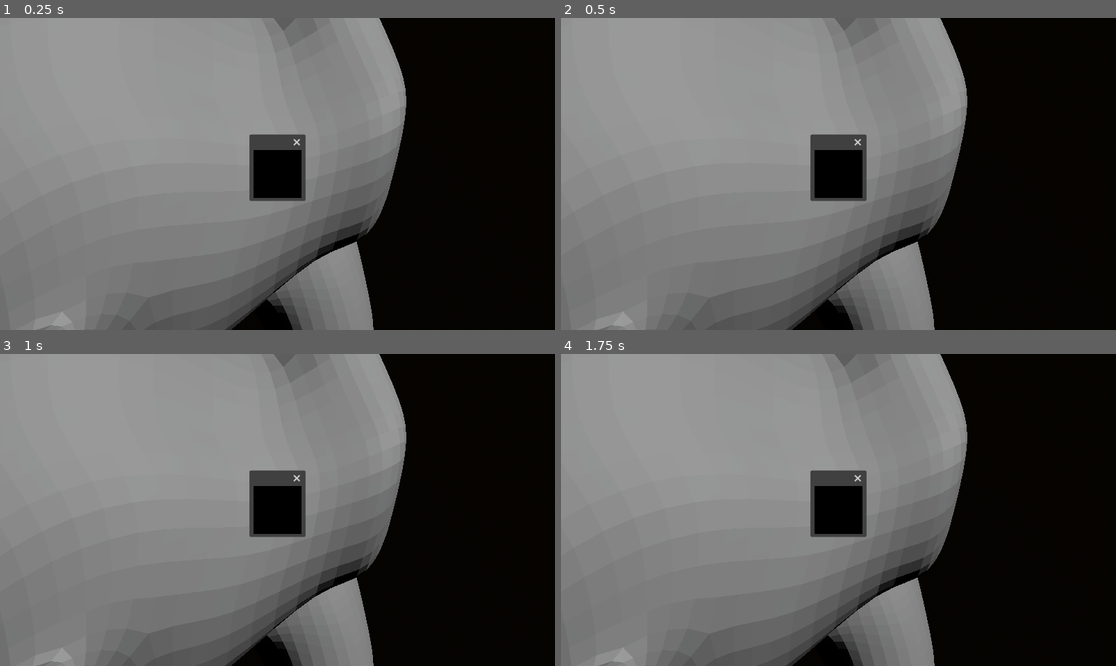
Above: before the commit, frames 1-4 (two rows, left to right).
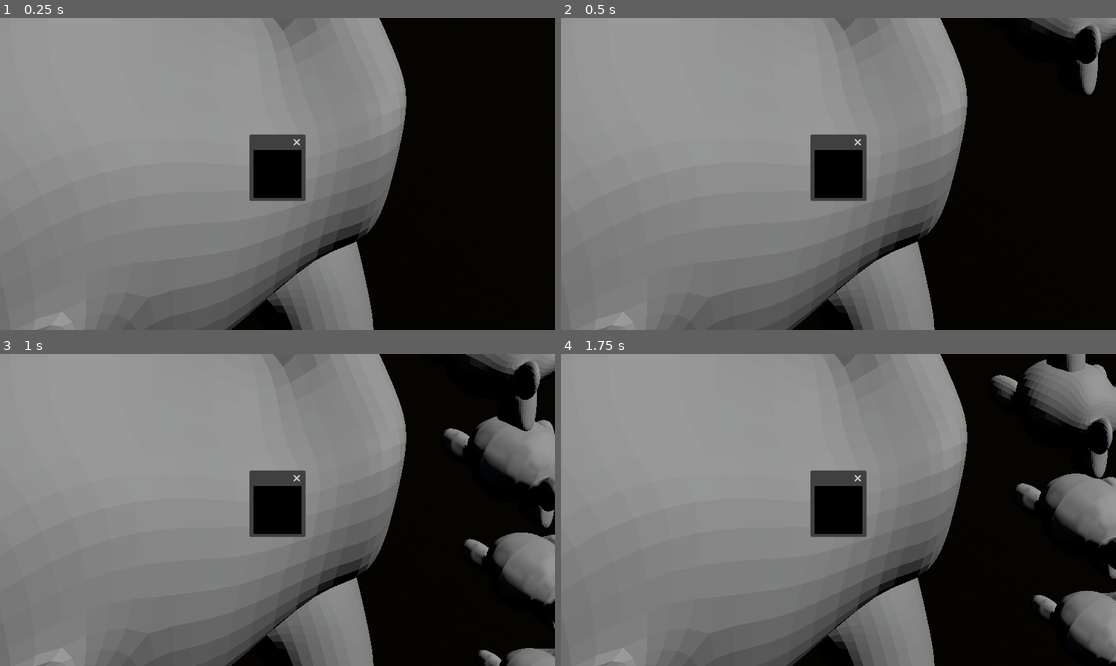
Above: after the commit, the same moments.

Repository: shBLOCK/WorldCube
Game: Godot game, scene res://src/flip_go_demo.tscn
Same seed, same stepped clock (60 frames per second), same inputs: the game is played once before the commit and once after it.
Inputs (mouse positions are in pixels of both pictures, inside the frame that each line leads up to):
- Up to frame 1 (0.25 s): no input
- Up to frame 2 (0.5 s): no input
- Up to frame 3 (1 s): tap Enter at 0.5 s; move the mouse to (399, 494) at 0.52 s; hold Up (ui_up) from 0.53 s (still down); tap O at 0.6 s; click (399, 494) at 0.67 s; tap Space (ui_select) at 0.77 s
- Up to frame 4 (1.75 s): release Up (ui_up) at 1.25 s; drag from (727, 525) to (810, 572) at 1.27 s

Frame 1 is identical in both runs. In frame 2, 1.1% of the frame differs, in the area x 83-100%, y 0-25%; in frame 3, 6.5%; in frame 4, 7.6%, in the area x 77-100%, y 0-100%.

Commit message:
Experiment with ball projectile idea

Diff:
--- a/software/GlassLess3DGodot/project.godot
+++ b/software/GlassLess3DGodot/project.godot
@@ -26,3 +26,7 @@
 [editor_plugins]
 
 enabled=PackedStringArray("res://addons/script-ide/plugin.cfg")
+
+[physics]
+
+3d/default_gravity=98.0
--- a/software/GlassLess3DGodot/src/flip_go_demo.gd
+++ b/software/GlassLess3DGodot/src/flip_go_demo.gd
@@ -3,6 +3,12 @@
 var _eye_tracking_conn_thread := Thread.new()
 var left_eye_3d := Vector3.ZERO
 var right_eye_3d := Vector3.ZERO
+
+@onready var world_scene := $World
+
+@export var ball_scene: PackedScene
+@export var launch_velocity := Vector3(0, 0, 5)
+@export var spawn_interval := 0.1
 
 func _eye_tracking_conn_thread_main():
 	var json := JSON.new()
@@ -23,6 +29,12 @@
 
 func _ready() -> void:
 	_eye_tracking_conn_thread.start(_eye_tracking_conn_thread_main)
+
+	var timer = Timer.new()
+	timer.wait_time = spawn_interval
+	timer.timeout.connect(_spawn_ball)
+	timer.autostart = true
+	add_child(timer)
 
 @onready var FG_A_VP := %FG_A_VP
 @onready var FG_B_VP := %FG_B_VP
@@ -60,3 +72,14 @@
 	FG_B_VP.position = FG_B_VP.real_position * FG_SCALE
 	FG_B_VP.size = FG_B_VP.real_size * FG_SCALE
 	FG_B_VP.quaternion = FG_B_VP.real_quaternion
+
+func _spawn_ball():
+	var ball = ball_scene.instantiate()
+	world_scene.add_child(ball)
+	var spawn_position = FG_B_VP.position + FG_B_VP.real_quaternion * Vector3(0, 0, 2.0)
+	var target_pos = FG_A_VP.real_position
+	#var launch_direction = (target_pos - spawn_position).normalized()
+	var launch_direction = FG_B_VP.quaternion * Vector3(0, 0, 1)
+
+	ball.global_position = spawn_position
+	ball.linear_velocity = launch_direction * 15 + Vector3(0, 5, 0)
--- a/software/GlassLess3DGodot/src/flip_go_demo.tscn
+++ b/software/GlassLess3DGodot/src/flip_go_demo.tscn
@@ -1,8 +1,9 @@
-[gd_scene load_steps=11 format=3 uid="uid://c6aonmaoiqehi"]
+[gd_scene load_steps=12 format=3 uid="uid://c6aonmaoiqehi"]
 
 [ext_resource type="Script" uid="uid://d11lvn2tbhhaj" path="res://src/flip_go_demo.gd" id="1_nlti7"]
 [ext_resource type="PackedScene" uid="uid://i6wdj58djpb1" path="res://src/viewport_3d_container.tscn" id="2_f58xw"]
 [ext_resource type="ArrayMesh" uid="uid://b643gd7fxavi5" path="res://assets/tmp/susan3.obj" id="2_h7e3i"]
+[ext_resource type="PackedScene" uid="uid://rs4i3wlcq0j8" path="res://src/球.tscn" id="2_j8yuq"]
 [ext_resource type="PackedScene" uid="uid://bsfpmwacnlbjj" path="res://assets/tmp/裸眼3d桌游.fbx" id="3_bsn5f"]
 [ext_resource type="PackedScene" uid="uid://cl4bwijjge0hr" path="res://src/viewport_3d.tscn" id="3_h7e3i"]
 
@@ -23,6 +24,7 @@
 
 [node name="FlipGoDemo" type="Node"]
 script = ExtResource("1_nlti7")
+ball_scene = ExtResource("2_j8yuq")
 
 [node name="World" type="Node3D" parent="."]
 
--- /dev/null
+++ b/software/GlassLess3DGodot/src/球.tscn
@@ -0,0 +1,15 @@
+[gd_scene load_steps=3 format=3 uid="uid://rs4i3wlcq0j8"]
+
+[ext_resource type="ArrayMesh" uid="uid://b643gd7fxavi5" path="res://assets/tmp/susan3.obj" id="1_53jrw"]
+
+[sub_resource type="SphereShape3D" id="SphereShape3D_53jrw"]
+radius = 0.254946
+
+[node name="球" type="RigidBody3D"]
+
+[node name="Mesh" type="MeshInstance3D" parent="."]
+transform = Transform3D(2, 0, 0, 0, 2, 0, 0, 0, 2, 0, 0, 0)
+mesh = ExtResource("1_53jrw")
+
+[node name="Collision" type="CollisionShape3D" parent="."]
+shape = SubResource("SphereShape3D_53jrw")
